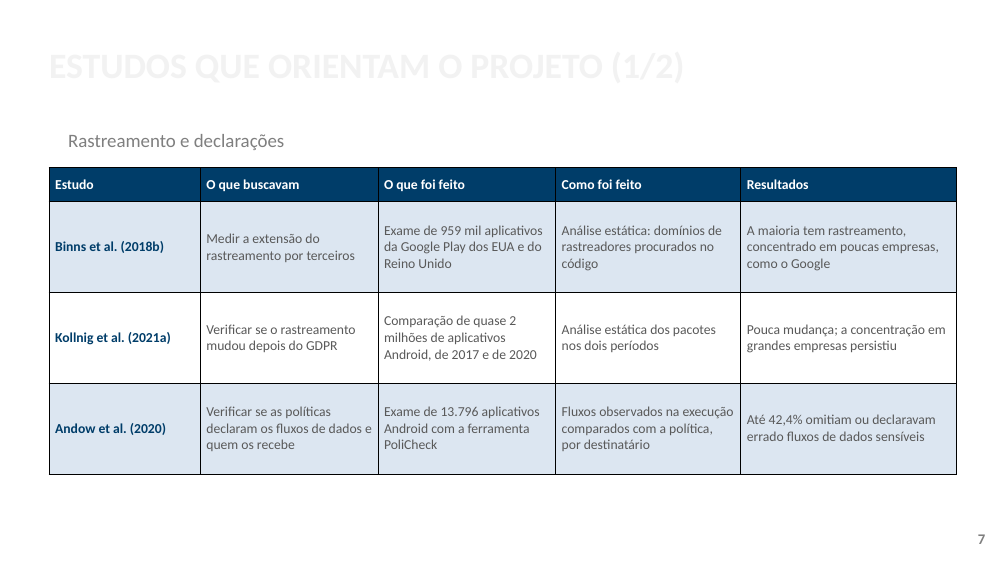
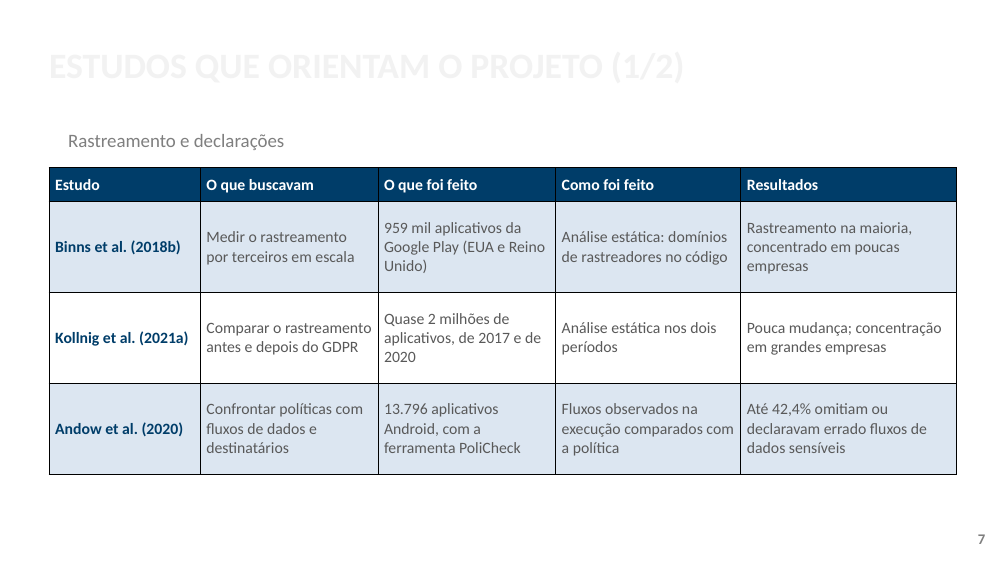
Before and after one commit to ClaudioAMF1/TCC, a slide deck: slide 7 of tcc/apresentacao/apresentacao-defesa-final.pptx. Drawn at 1008x567 pixels with LibreOffice and Linux fonts; fonts in the diff are those of the drawing; background and template pictures are left out. Boxes give left, top, right and bottom in pixels: in the first picture for what was removed or moved away, otherwise in the second. Text is boxed around its words. In the diff, an @@ line names an element or a change of style, - is before the commit and + after.

```diff
--- a/tcc/apresentacao/apresentacao-defesa-final.pptx
+++ b/tcc/apresentacao/apresentacao-defesa-final.pptx
@@ table at (x1=49, y1=168, x2=957, y2=474) @@
-row 2: Binns et al. (2018b) | Medir a extensão do rastreamento por terceiros | Exame de 959 mil aplicativos da Google Play dos EUA e do Reino Unido | Análise estática: domínios de rastreadores procurados no código | A maioria tem rastreamento, concentrado em poucas empresas, como o Google
+row 2: Binns et al. (2018b) | Medir o rastreamento por terceiros em escala | 959 mil aplicativos da Google Play (EUA e Reino Unido) | Análise estática: domínios de rastreadores no código | Rastreamento na maioria, concentrado em poucas empresas
-row 3: Kollnig et al. (2021a) | Verificar se o rastreamento mudou depois do GDPR | Comparação de quase 2 milhões de aplicativos Android, de 2017 e de 2020 | Análise estática dos pacotes nos dois períodos | Pouca mudança; a concentração em grandes empresas persistiu
+row 3: Kollnig et al. (2021a) | Comparar o rastreamento antes e depois do GDPR | Quase 2 milhões de aplicativos, de 2017 e de 2020 | Análise estática nos dois períodos | Pouca mudança; concentração em grandes empresas
-row 4: Andow et al. (2020) | Verificar se as políticas declaram os fluxos de dados e quem os recebe | Exame de 13.796 aplicativos Android com a ferramenta PoliCheck | Fluxos observados na execução comparados com a política, por destinatário | Até 42,4% omitiam ou declaravam errado fluxos de dados sensíveis
+row 4: Andow et al. (2020) | Confrontar políticas com fluxos de dados e destinatários | 13.796 aplicativos Android, com a ferramenta PoliCheck | Fluxos observados na execução comparados com a política | Até 42,4% omitiam ou declaravam errado fluxos de dados sensíveis
@@ size 13 to 15 pt in "Estudo", "O que buscavam", "O que foi feito", "Como foi feito" and 5 more places @@
```
Also in this commit, not shown: 18 other slides changed, 1 slide removed, 15 other files.
